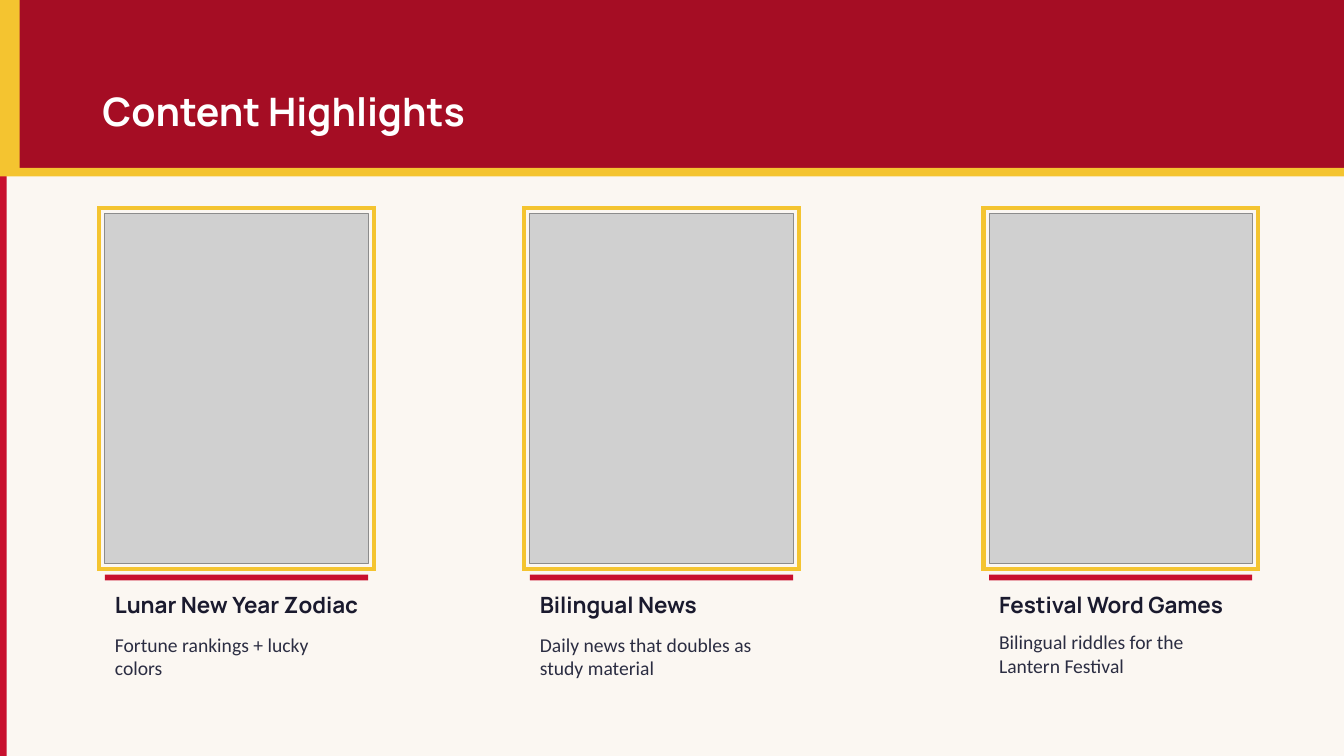
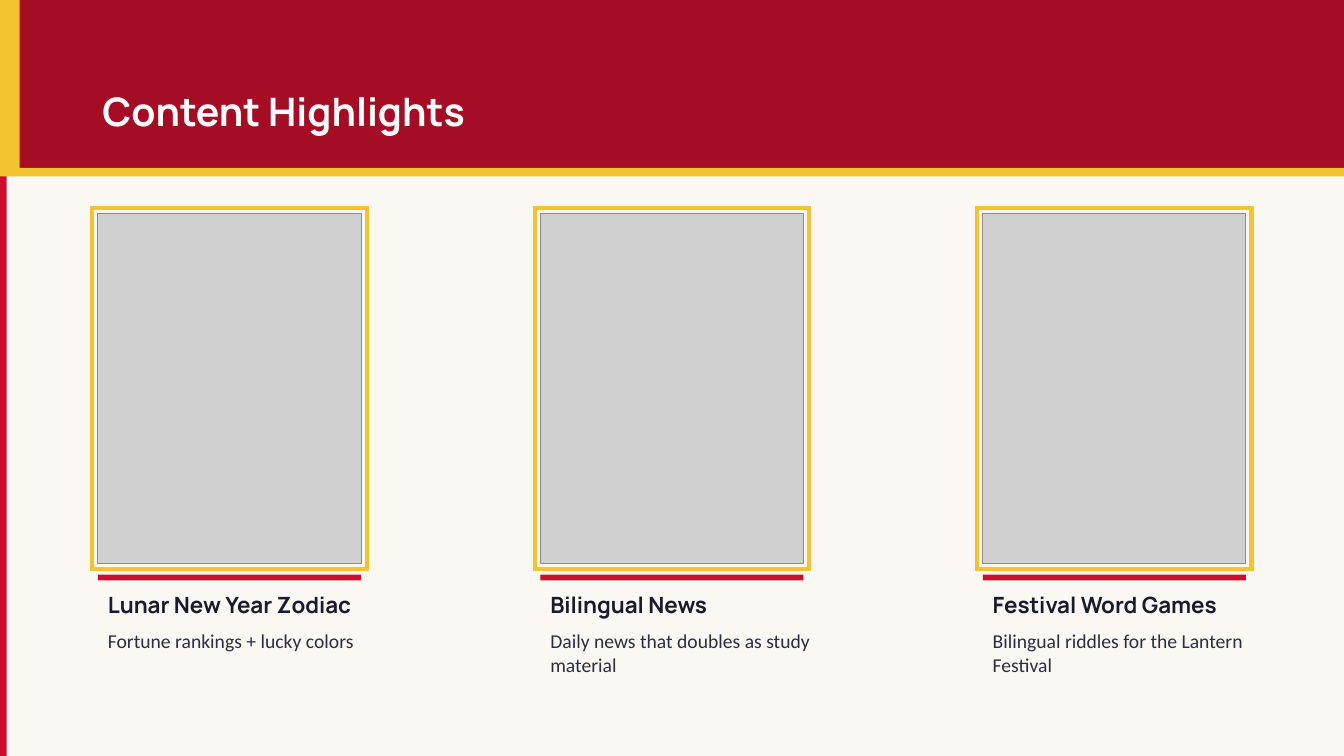
Before and after one commit to yu-ting-alice-tseng/portfolio, a slide deck: slide 4 of assets/Engoo_Weekly Report_EN.pptx. Drawn at 1344x756 pixels with LibreOffice and Linux fonts; fonts in the diff are those of the drawing; grey boxes stand for pictures. Boxes give left, top, right and bottom in pixels: in the first picture for what was removed or moved away, otherwise in the second. Text is boxed around its words. In the diff, an @@ line names an element or a change of style, - is before the commit and + after.

```diff
--- a/assets/Engoo_Weekly Report_EN.pptx
+++ b/assets/Engoo_Weekly Report_EN.pptx
@@ 2 rectangles, 1 picture: place and size @@
-2 rectangles, 1 picture at <box>524,208,799,581</box>
+2 rectangles, 1 picture at <box>535,208,810,581</box>
@@ 4 rectangles, 2 pictures, 1 text: place and size @@
-4 rectangles, 2 pictures, 1 text at <box>100,208,1258,614</box>
+4 rectangles, 2 pictures, 1 text at <box>93,208,1251,614</box>
@@ text "Lunar New Year Zodiac": place and size @@
-text "Lunar New Year Zodiac" at <box>115,596,358,614</box>
+text "Lunar New Year Zodiac" at <box>108,596,351,614</box>
@@ text "Bilingual News": place and size @@
-text "Bilingual News" at <box>540,596,697,619</box>
+text "Bilingual News" at <box>550,596,707,619</box>
@@ text "Fortune rankings + lucky colors" rewrapped from <box>115,638,309,675</box> to <box>108,634,354,652</box> @@
@@ text "Daily news that doubles as ..." rewrapped from <box>540,638,751,678</box> to <box>550,634,809,672</box> @@
@@ text "Bilingual riddles for the Lantern ..." rewrapped from <box>999,635,1184,673</box> to <box>993,634,1243,672</box> @@
```
Also in this commit, not shown: 5 other slides changed, 24 other files.
